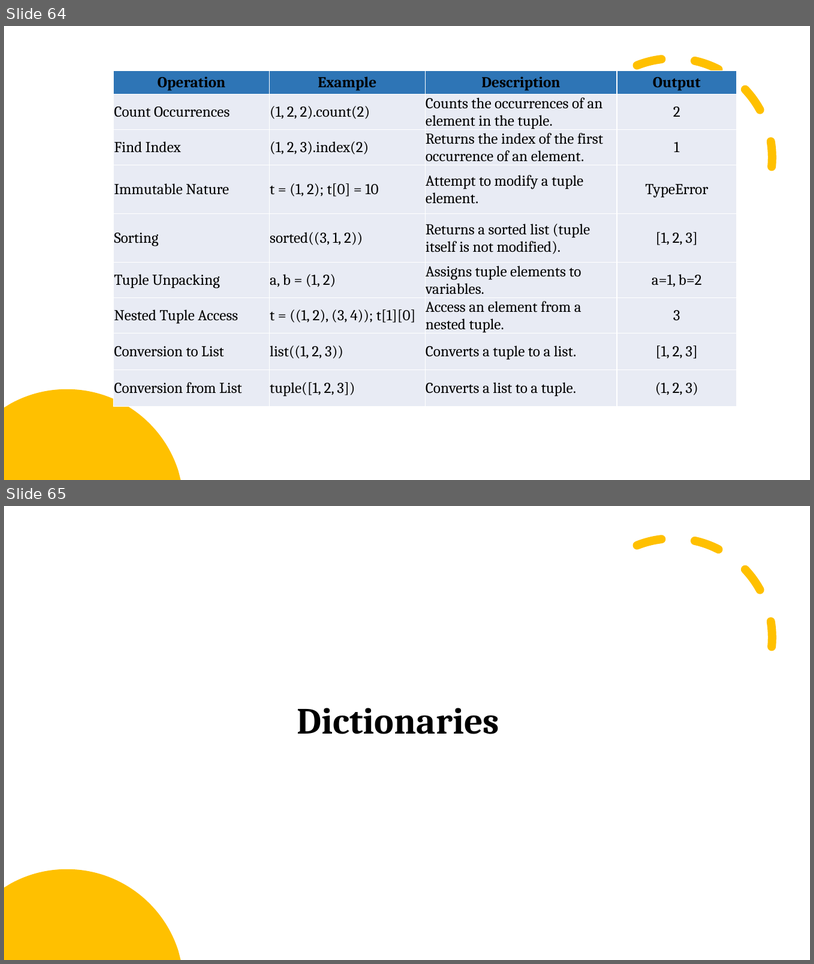
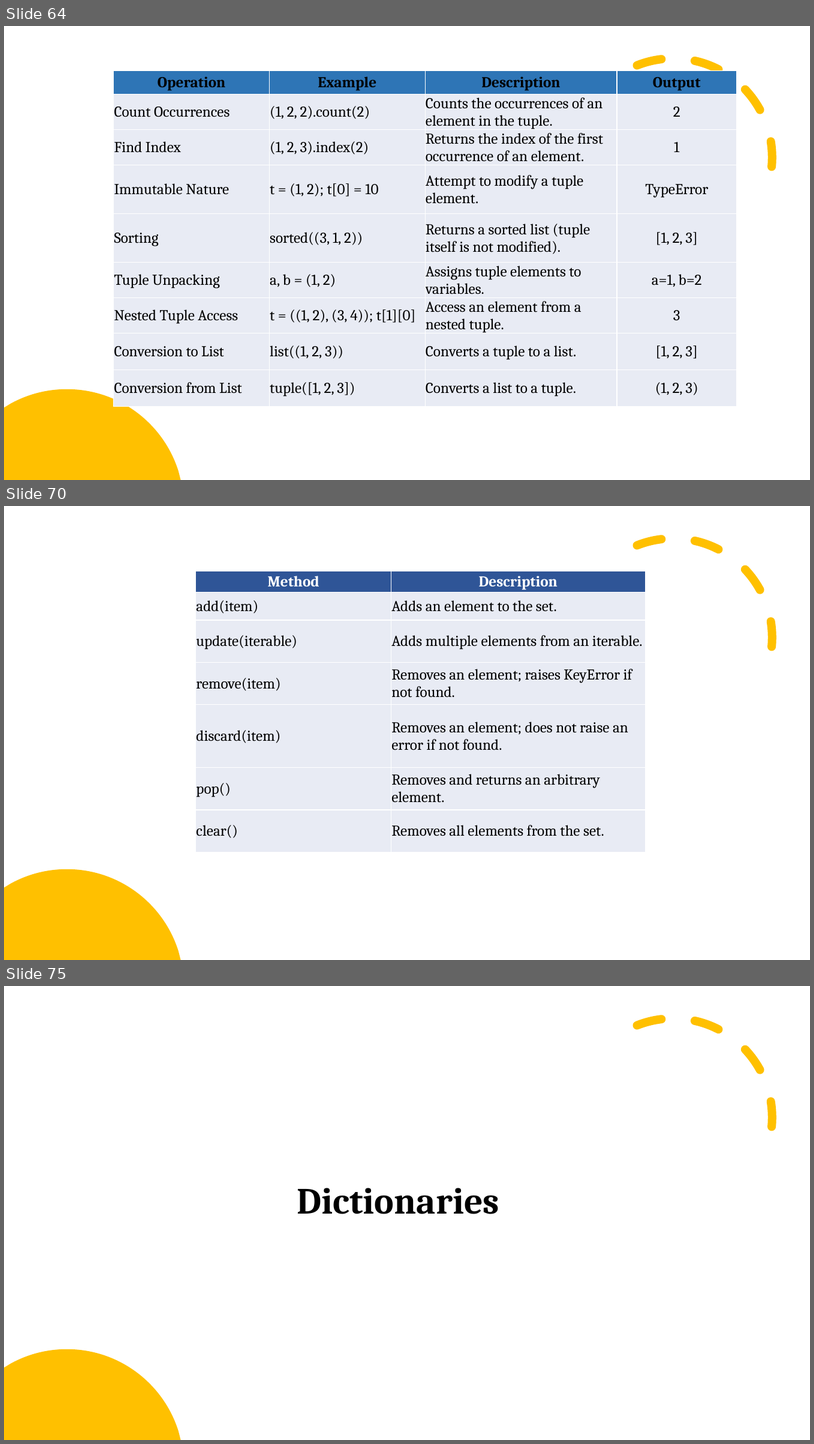
Before and after one commit to arrojuh/python_vishal, a slide deck: Learning_python.pptx. Shown one above the other, each under a label of ours: slides 64 and 65 before the commit, slides 64, 70 and 75 after it; the slides between them are not shown. The pictures are 814x964 and 814x1444 pixels, drawn with LibreOffice and Linux fonts; fonts in the diff are those of the drawing. Boxes give left, top, right and bottom in pixels: in the first picture for what was removed or moved away, otherwise in the second. Text is boxed around its words. In the diff, an @@ line names an element or a change of style, - is before the commit and + after.

```diff
--- a/Learning_python.pptx
+++ b/Learning_python.pptx
@@ slide 70 added at box(4, 506, 810, 960), background #FFFFFF @@
@@ arc (boxed as its full ellipse) added at box(543, 507, 804, 768), outline #FFC000 10 pt dashed @@
@@ table added at box(196, 571, 645, 852), 7 rows, 2 columns @@
+Method | Description
+add(item) | Adds an element to the set.
+update(iterable) | Adds multiple elements from an iterable.
+remove(item) | Removes an element; raises KeyError if not found.
+discard(item) | Removes an element; does not raise an error if not found.
+pop() | Removes and returns an arbitrary element.
+clear() | Removes all elements from the set.
@@ freeform shape added at box(4, 869, 180, 960), fill #FFC000 @@
@@ what was slide 65 is now slide 75 @@
```
Also in this commit, not shown: 3 slides changed, 9 other slides added.
